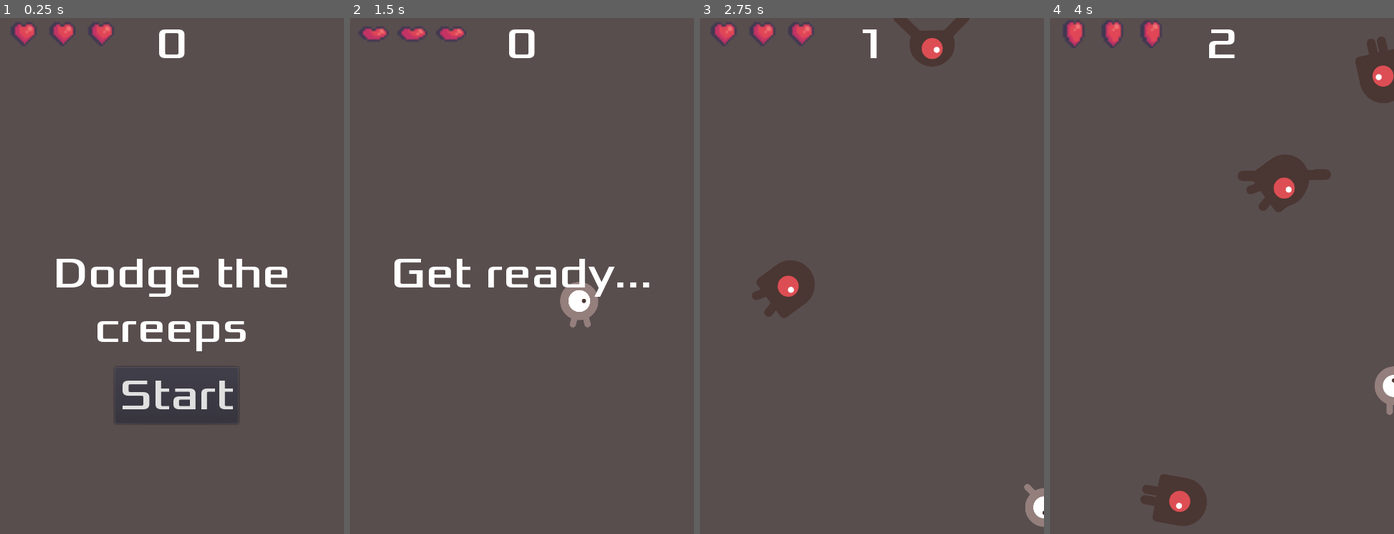
Above: before the commit, frames 1-4 (left to right).
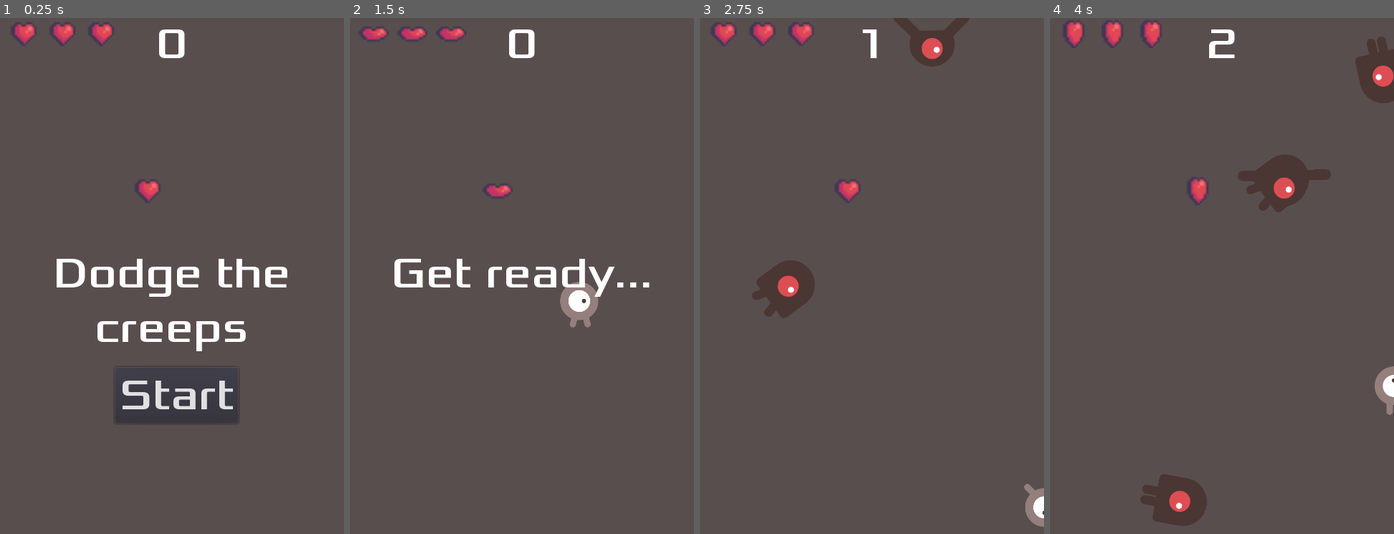
Above: after the commit, the same moments.

Repository: Millenium47/2d-dodge-the-creeps
Game: Godot game, scene res://Main.tscn
The game is run twice, just before and just after one commit, with the same random seed, the same clock (stepped at 60 frames per second) and the same inputs.
Inputs:
- Up to frame 1 (0.25 s): no input
- Up to frame 2 (1.5 s): click "Start" at 0.5 s; hold Right (move_right) from 1.28 s (still down)
- Up to frame 3 (2.75 s): release Right (move_right) at 2.03 s; hold Down (move_down) from 2.03 s (still down)
- Up to frame 4 (4 s): release Down (move_down) at 2.78 s; hold Right (move_right) 2.78-3.53 s; hold Up (move_up) from 3.53 s (still down)

The runs differ from the first frame. In frame 1, 0.2% of the frame differs, in the area x 39-47%, y 31-36%; in frame 2, 0.1%; in frame 3, 0.2%; in frame 4, 0.2%, in the area x 40-46%, y 30-37%.

Commit message:
Added pickable health

Diff:
--- a/Main.gd
+++ b/Main.gd
@@ -24,8 +24,11 @@
 	$ScoreTimer.start()
 	$EnemyTimer.start()
 
+func lose_health(health):
+	$HitSound.play()
+	update_health(health)
+
 func update_health(health):
-	$HitSound.play()
 	$HUD.update_health(health)
 
 func game_over():
@@ -34,6 +37,11 @@
 	$HUD.show_game_over()
 	$Music.stop()
 	$GameOverSound.play()
+
+func heal():
+	if health < 3:
+		health += 1
+		update_health(health)
 
 func _on_EnemyTimer_timeout():
 	var enemy_spawn_location = $EnemyPath/EnemySpawnLocation
--- a/Main.tscn
+++ b/Main.tscn
@@ -7,6 +7,7 @@
 [ext_resource path="res://art/house-in-a-forest-loop.ogg" type="AudioStream" id=5]
 [ext_resource path="res://art/game-over.wav" type="AudioStream" id=6]
 [ext_resource path="res://art/mixkit-falling-hit-on-gravel-756.wav" type="AudioStream" id=7]
+[ext_resource path="res://pickables/Life.tscn" type="PackedScene" id=8]
 
 [sub_resource type="Curve2D" id=1]
 _data = {
@@ -55,9 +56,12 @@
 [node name="HitSound" type="AudioStreamPlayer" parent="."]
 stream = ExtResource( 7 )
 
+[node name="Life" parent="." instance=ExtResource( 8 )]
+position = Vector2( 200, 240 )
+
 [connection signal="timeout" from="EnemyTimer" to="." method="_on_EnemyTimer_timeout"]
 [connection signal="body_entered" from="Player" to="." method="_on_Player_body_entered"]
 [connection signal="death" from="Player" to="." method="game_over"]
-[connection signal="hit" from="Player" to="." method="update_health"]
+[connection signal="hit" from="Player" to="." method="lose_health"]
 [connection signal="start_game" from="HUD" to="." method="new_game"]
 [connection signal="timeout" from="ScoreTimer" to="." method="_on_ScoreTimer_timeout"]
--- a/actors/Player.tscn
+++ b/actors/Player.tscn
@@ -22,21 +22,6 @@
 [sub_resource type="CapsuleShape2D" id=2]
 radius = 25.0
 
-[sub_resource type="Animation" id=3]
-resource_name = "hurt"
-tracks/0/type = "value"
-tracks/0/path = NodePath("AnimatedSprite:frame")
-tracks/0/interp = 1
-tracks/0/loop_wrap = true
-tracks/0/imported = false
-tracks/0/enabled = true
-tracks/0/keys = {
-"times": PoolRealArray(  ),
-"transitions": PoolRealArray(  ),
-"update": 1,
-"values": [  ]
-}
-
 [node name="Player" type="Area2D"]
 script = ExtResource( 1 )
 
@@ -48,7 +33,4 @@
 [node name="CollisionShape2D" type="CollisionShape2D" parent="."]
 shape = SubResource( 2 )
 
-[node name="AnimationPlayer" type="AnimationPlayer" parent="."]
-anims/hurt = SubResource( 3 )
-
 [connection signal="body_entered" from="." to="." method="_on_Player_body_entered"]
--- /dev/null
+++ b/pickables/Life.gd
@@ -0,0 +1,9 @@
+extends Area2D
+
+signal health_up
+
+func _on_Life_body_entered(body):
+	print(body.name)
+	if body.name == "Player":
+		emit_signal("health_up")
+		get_tree().queue_delete(self)
--- /dev/null
+++ b/pickables/Life.tscn
@@ -0,0 +1,23 @@
+[gd_scene load_steps=4 format=2]
+
+[ext_resource path="res://UI/Hearth.tres" type="Texture" id=1]
+[ext_resource path="res://pickables/Life.gd" type="Script" id=2]
+
+[sub_resource type="CircleShape2D" id=1]
+radius = 16.0
+
+[node name="Life" type="Area2D"]
+collision_layer = 2
+collision_mask = 3
+script = ExtResource( 2 )
+
+[node name="Sprite" type="Sprite" parent="."]
+scale = Vector2( 3, 3 )
+texture = ExtResource( 1 )
+
+[node name="CollisionShape2D" type="CollisionShape2D" parent="."]
+position = Vector2( 7, 0 )
+shape = SubResource( 1 )
+
+[connection signal="body_entered" from="." to="." method="_on_Life_body_entered"]
+[connection signal="health_up" from="." to="." method="heal"]
Not shown: 1 places in Main.tscn that only renumber resources
Not shown: 1 places in actors/Player.tscn that only renumber resources
